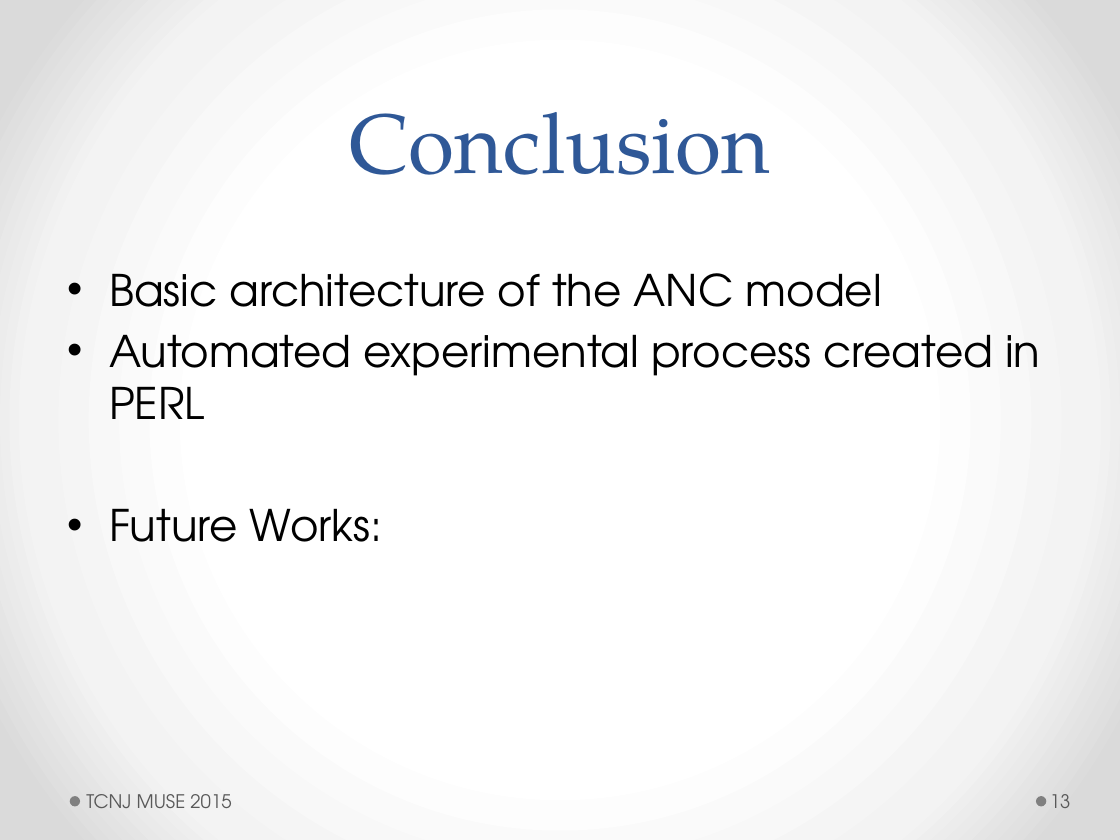
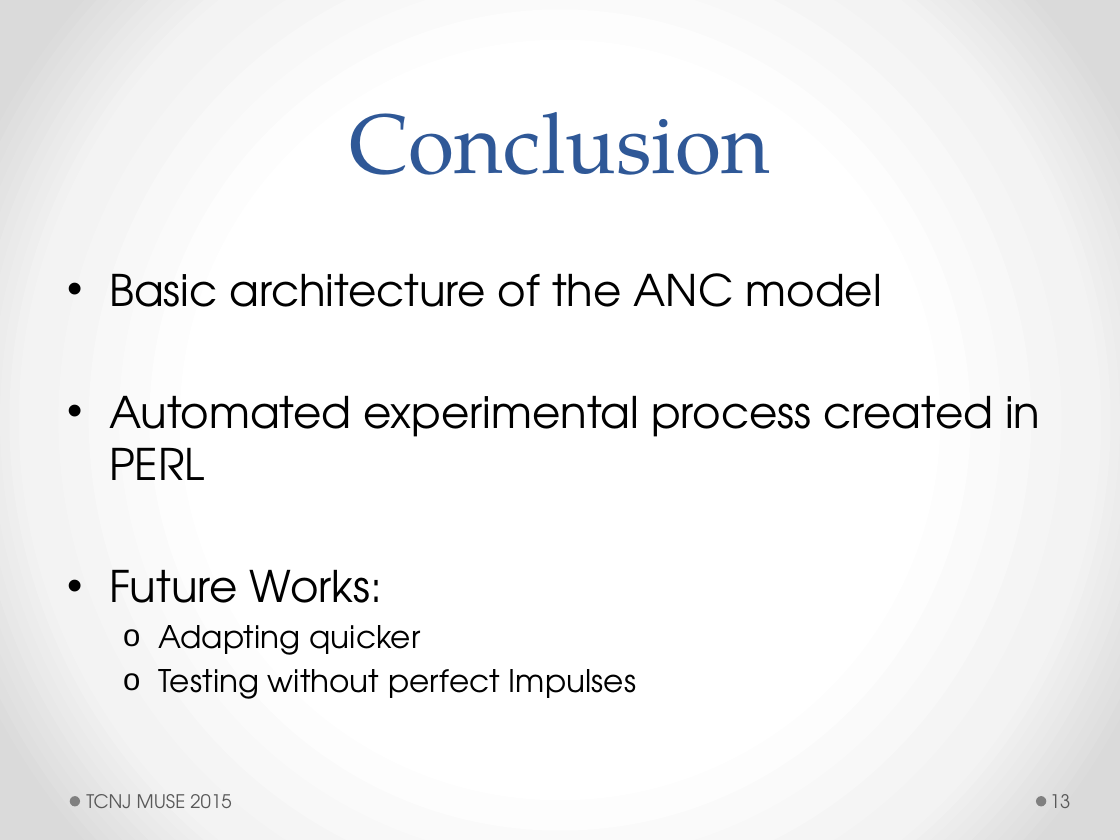
Before and after one commit to ActiveNoiseCancellationResearch/MUSE-Research, a slide deck: slide 13 of proj_anc/doc/jswift/Active Noise Control.pptx. Drawn at 1120x840 pixels with LibreOffice and Linux fonts; fonts in the diff are those of the drawing. Boxes give left, top, right and bottom in pixels: in the first picture for what was removed or moved away, otherwise in the second. Text is boxed around its words. In the diff, an @@ line names an element or a change of style, - is before the commit and + after.

```diff
--- a/proj_anc/doc/jswift/Active Noise Control.pptx
+++ b/proj_anc/doc/jswift/Active Noise Control.pptx
@@ text at (158, 625, 637, 699): paragraphs added @@
+  o Adapting quicker
+  o Testing without perfect Impulses
```
Also in this commit, not shown: 3 other slides changed.
